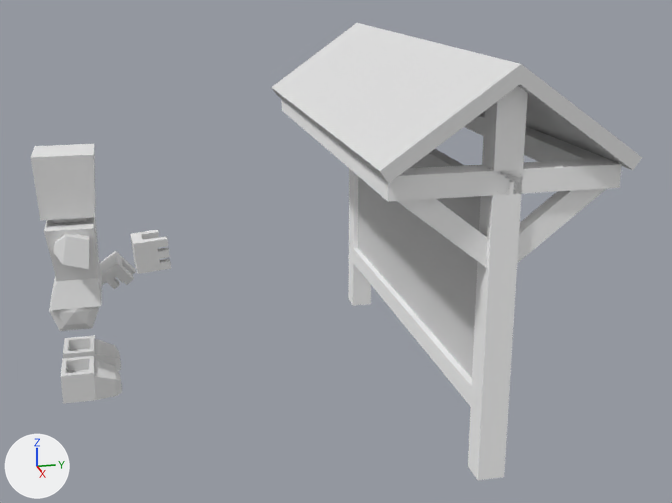
What one commit did to the Blender file scripts/jobs/resources/bricks.blend.
Camera for both pictures: a 50 mm camera at (18.37, -4.04, 8.81) aimed at (0.42, 0.19, 3.05). Every picture has the same lights, and +X, +Y and +Z are marked at lower left. Objects named as collision shapes, trigger or cutter boxes, shadow casters or lower levels of detail are left out.

The scene before the commit, as lines of its bpy script (objects in view):
```python
me_cube_001 = bpy.data.meshes.new('Cube.001')
me_cube_001.from_pydata(...)  # 108 vertices, 72 faces; spans x -1.0..1.0, y -1.47..1.47, z -1.0..1.03
# faces by material slot: [56, 16]
me_cube_001.materials.append(mat_blank)  # white #ffffff
me_cube_001.materials.append(mat_blank_csub)  # light grey #e1e1e1
me_player_base_mesh_042 = bpy.data.meshes.new('player_base_Mesh.042')
me_player_base_mesh_042.from_pydata(...)  # 709 vertices, 406 faces; spans x -2.76..0.34, y -2.14..0.42, z -3.11..2.02
me_player_base_mesh_042.materials.append(mat_none)  # white #e7e7e7
ob_bulletinboard = bpy.data.objects.new('bulletinboard', me_cube_001)
ob_bulletinboard.location = (0.0, 2.0, 3.6)
ob_bulletinboard.scale = (5.0, 1.5, 3.6)
ob_player_base_mesh_042 = bpy.data.objects.new('player_base_Mesh.042', me_player_base_mesh_042)
ob_player_base_mesh_042.location = (0.0, -3.6, 3.1)
```
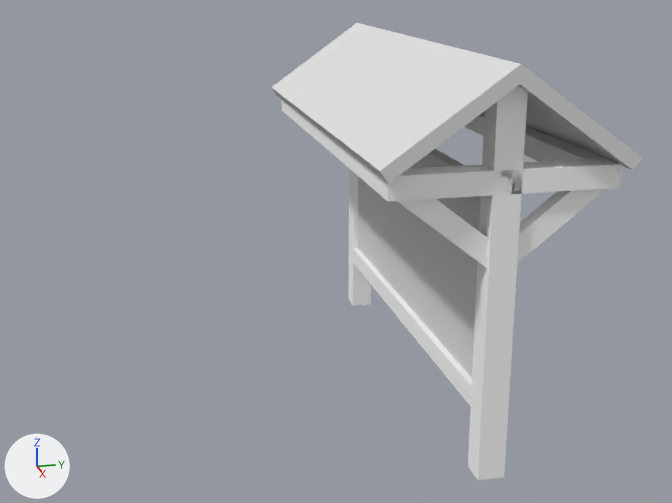
Where the newer file only moved an object's origin or applied its transform, the numbers keep the older frame.

Location of each change, [x1, y1, x2, y2] in pixels of the pictures (672 x 503 px):
'player_base_Mesh.042', hidden: before [31, 144, 171, 404]

Edits to the bpy script that builds the scene:
```text
Change ob_player_base_mesh_042:
    add ob_player_base_mesh_042.hide_viewport = True
```
